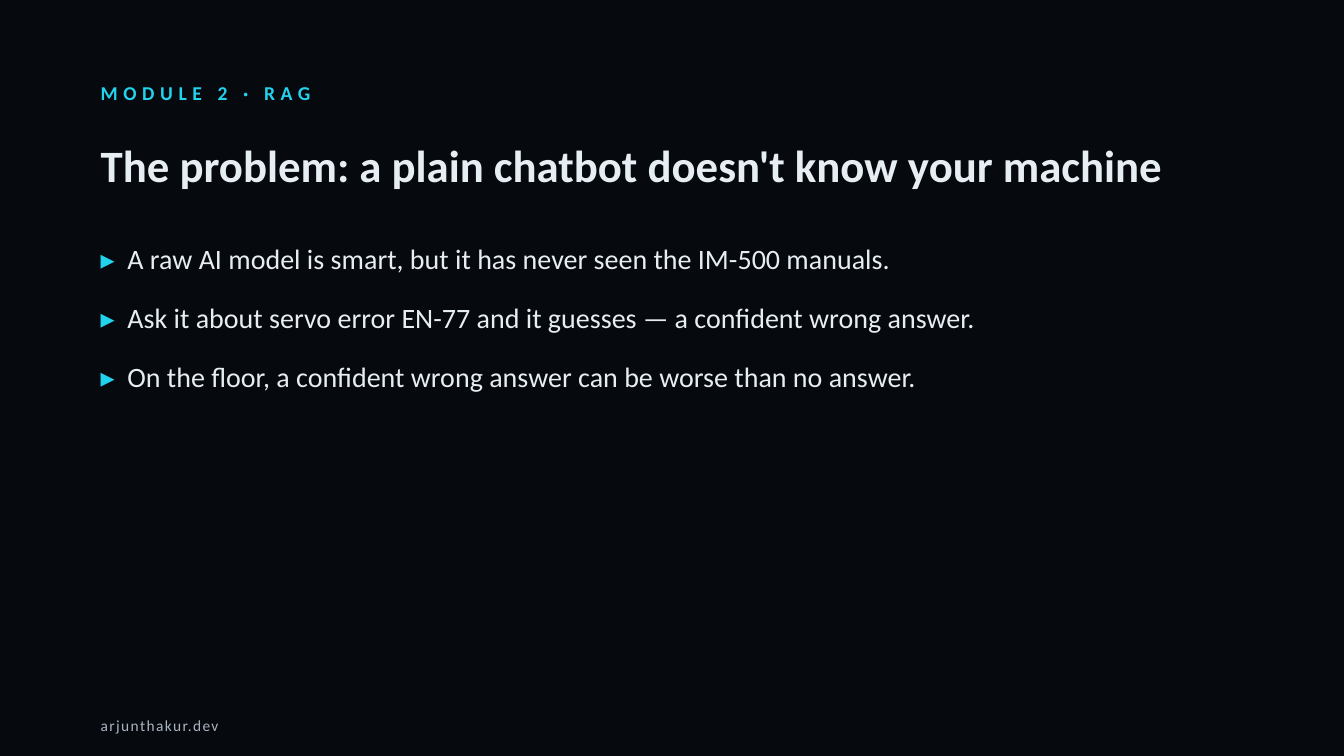
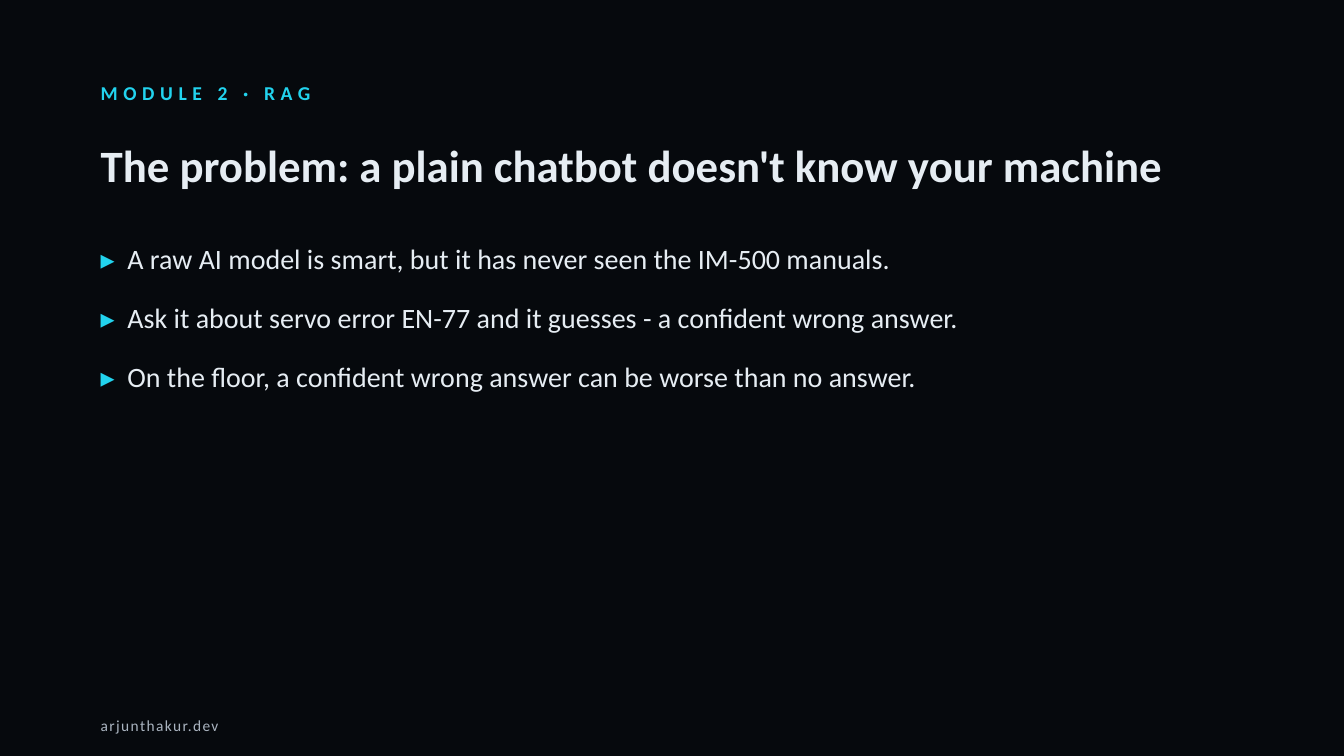
Before and after one commit to thakurarjun247/lgelectronics, a slide deck: slide 13 of LG-AI-Training-4hr.pptx (slide 12 before the commit). Drawn at 1344x756 pixels with LibreOffice and Linux fonts; fonts in the diff are those of the drawing. Boxes give left, top, right and bottom in pixels: in the first picture for what was removed or moved away, otherwise in the second. Text is boxed around its words. In the diff, an @@ line names an element or a change of style, - is before the commit and + after.

```diff
--- a/LG-AI-Training-4hr.pptx
+++ b/LG-AI-Training-4hr.pptx
@@ text at [127,308,958,333]: text changed @@
-▸ Ask it about servo error EN-77 and it guesses — a confident wrong answer.
+▸ Ask it about servo error EN-77 and it guesses - a confident wrong answer.
```
Also in this commit, not shown: 25 other slides changed, 2 slides added, 1 slide removed, 2 other files.
